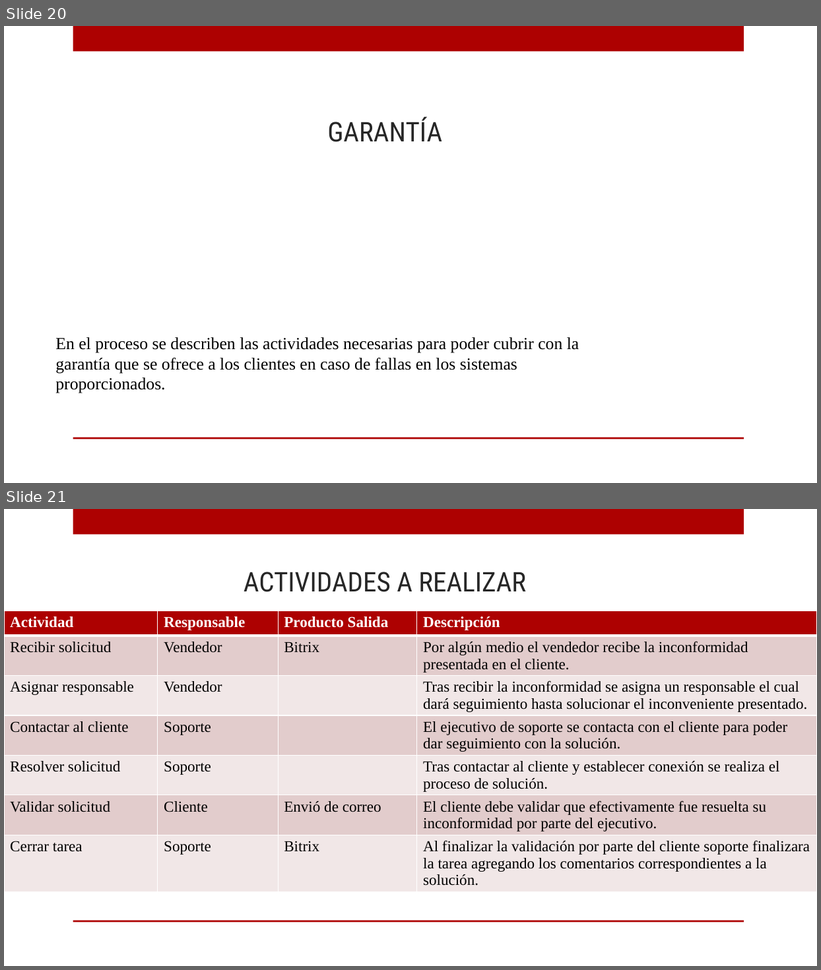
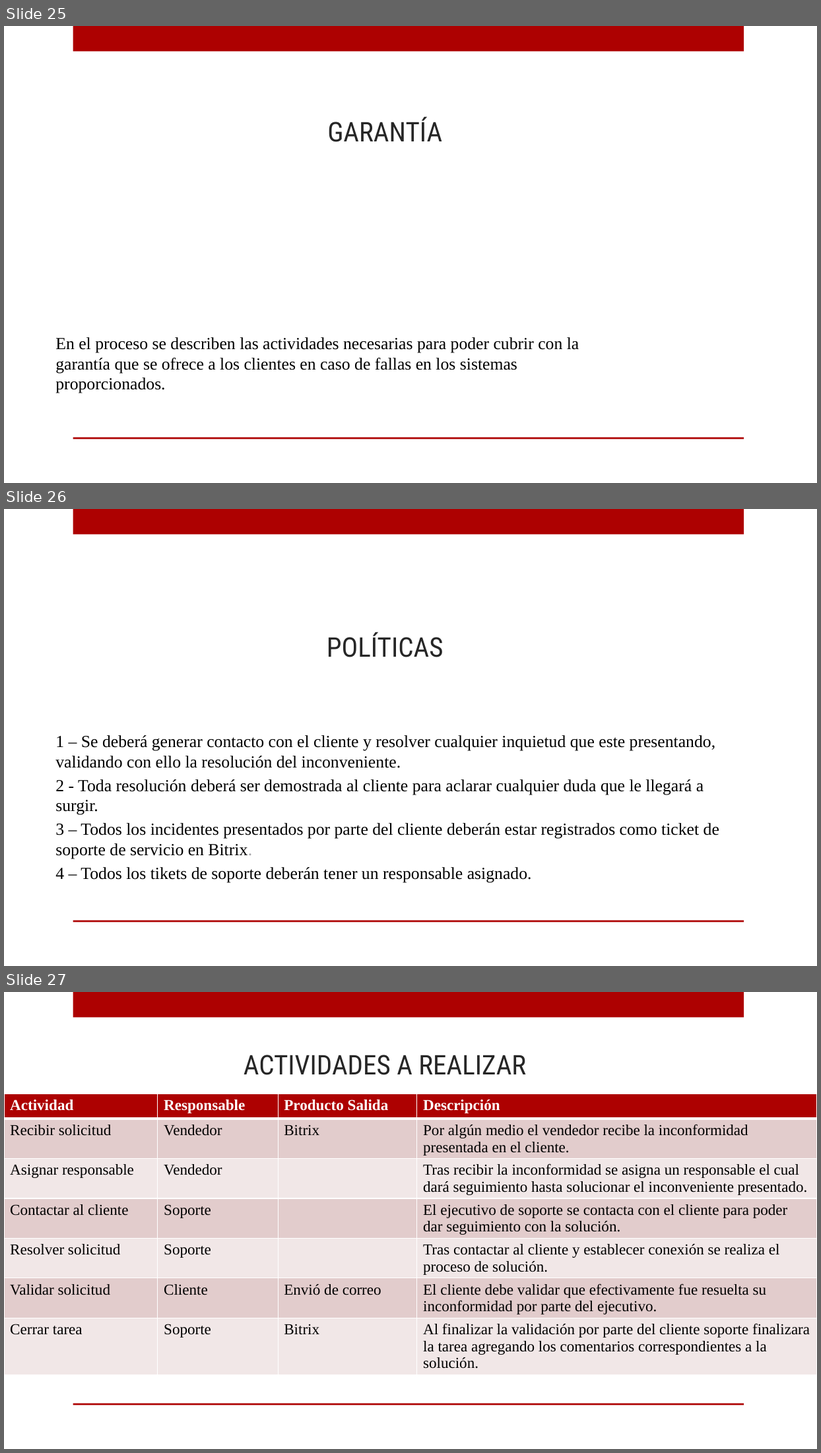
Before and after one commit to ricardo-novelasos/SOSQTP, a slide deck: capacitacion.pptx. Shown one above the other, each under a label of ours: slides 20 and 21 before the commit, slides 25, 26 and 27 after it. The pictures are 821x970 and 821x1453 pixels, drawn with LibreOffice and Linux fonts; fonts in the diff are those of the drawing; background and template pictures are left out. Boxes give left, top, right and bottom in pixels: in the first picture for what was removed or moved away, otherwise in the second. Text is boxed around its words. In the diff, an @@ line names an element or a change of style, - is before the commit and + after.

```diff
--- a/capacitacion.pptx
+++ b/capacitacion.pptx
@@ slide 26 added at <box>4,509,817,966</box>, background picture (left out); not listed: 2 template elements that a slide beside it also shows @@
@@ title added at <box>327,632,444,657</box>, 32 pt, text #262626 @@
+POLÍTICAS
@@ text added at <box>55,735,719,883</box>, 20 pt, text #000000 @@
+1 – Se deberá generar contacto con el cliente y resolver cualquier inquietud que este presentando, validando con ello la resolución del inconveniente.
+2 - Toda resolución deberá ser demostrada al cliente para aclarar cualquier duda que le llegará a surgir.
+3 – Todos los incidentes presentados por parte del cliente deberán estar registrados como ticket de soporte de servicio en Bitrix.
+4 – Todos los tikets de soporte deberán tener un responsable asignado.
@@ what was slide 20 is now slide 25 @@
@@ what was slide 21 is now slide 27 @@
```
Also in this commit, not shown: 1 slide changed, 8 other slides added.
